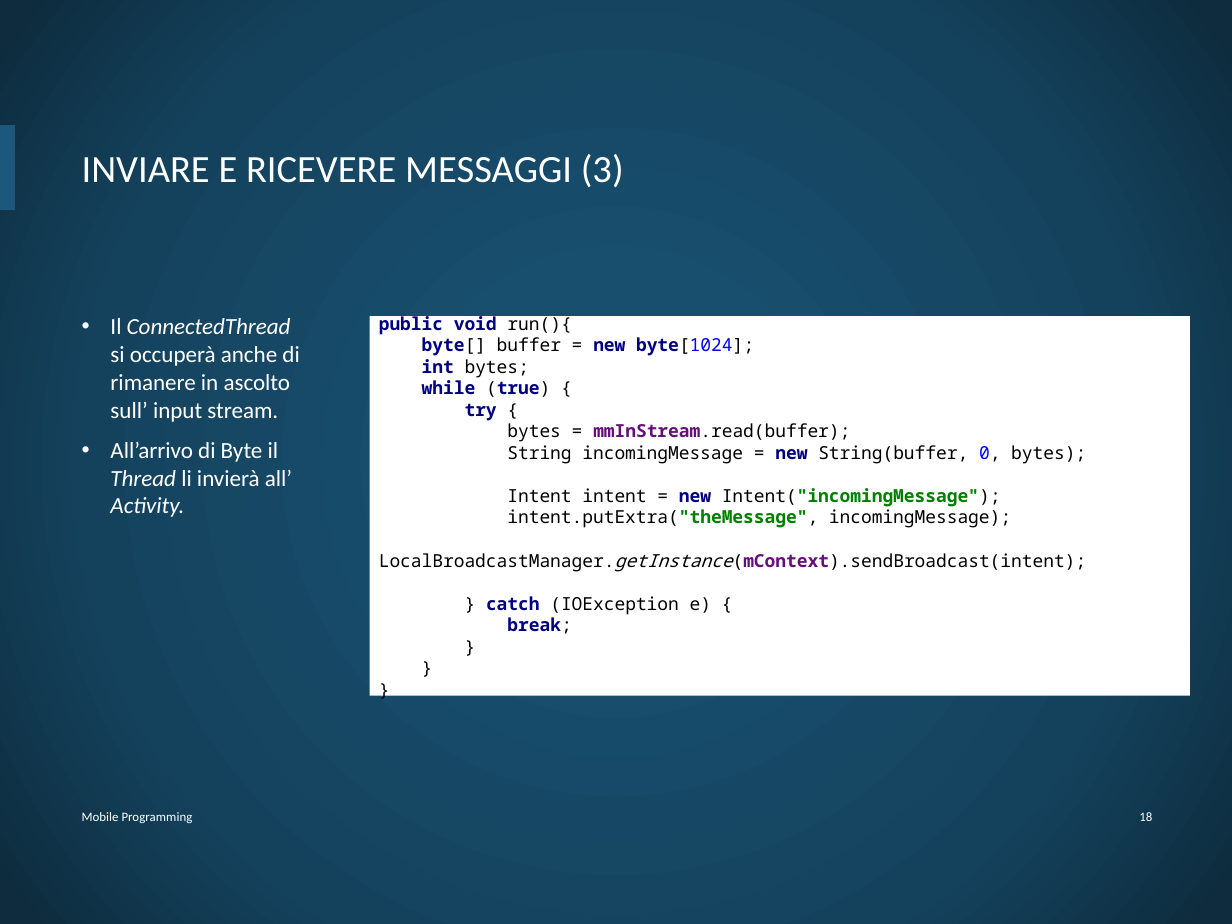
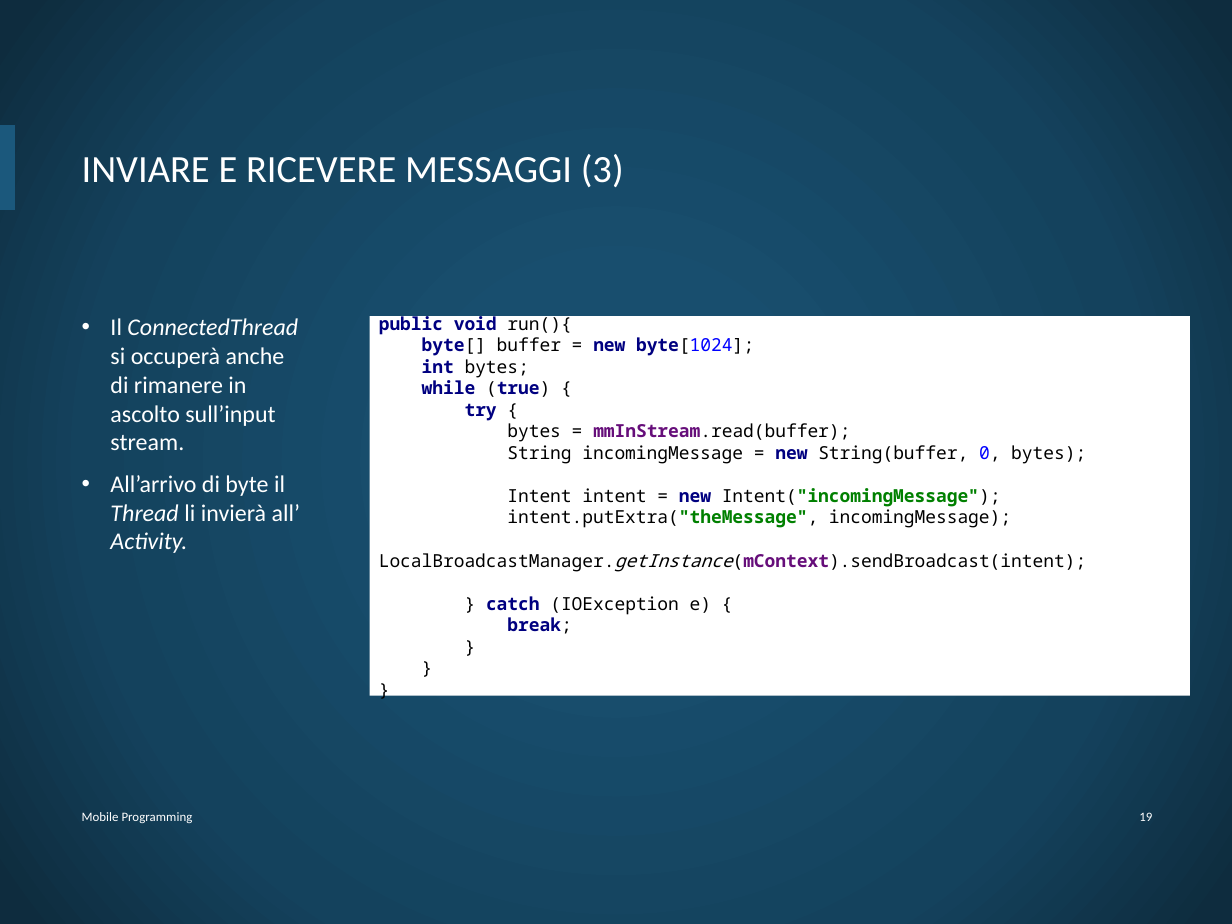
Before and after one commit to DiBattistaMattia/esoneroMP, a slide deck: slide 20 of esoneroMP.pptx (slide 19 before the commit). Drawn at 1232x924 pixels with LibreOffice and Linux fonts; fonts in the diff are those of the drawing; background and template pictures are left out. Boxes give left, top, right and bottom in pixels: in the first picture for what was removed or moved away, otherwise in the second. Text is boxed around its words. In the diff, an @@ line names an element or a change of style, - is before the commit and + after.

```diff
--- a/esoneroMP.pptx
+++ b/esoneroMP.pptx
@@ text at (110, 318, 300, 553): text changed; size 13.5 to 14 pt @@
-• Il ConnectedThread si occuperà anche di rimanere in ascolto sull’ input stream.
-• All’arrivo di Byte il Thread li invierà all’ Activity.
+• Il ConnectedThread si occuperà anche di rimanere in ascolto sull’input stream.
+• All’arrivo di byte il Thread li invierà all’ Activity.
@@ page number at (1139, 812, 1152, 821): text changed @@
-18
+19
```
Also in this commit, not shown: 19 other slides changed, 1 slide added.
